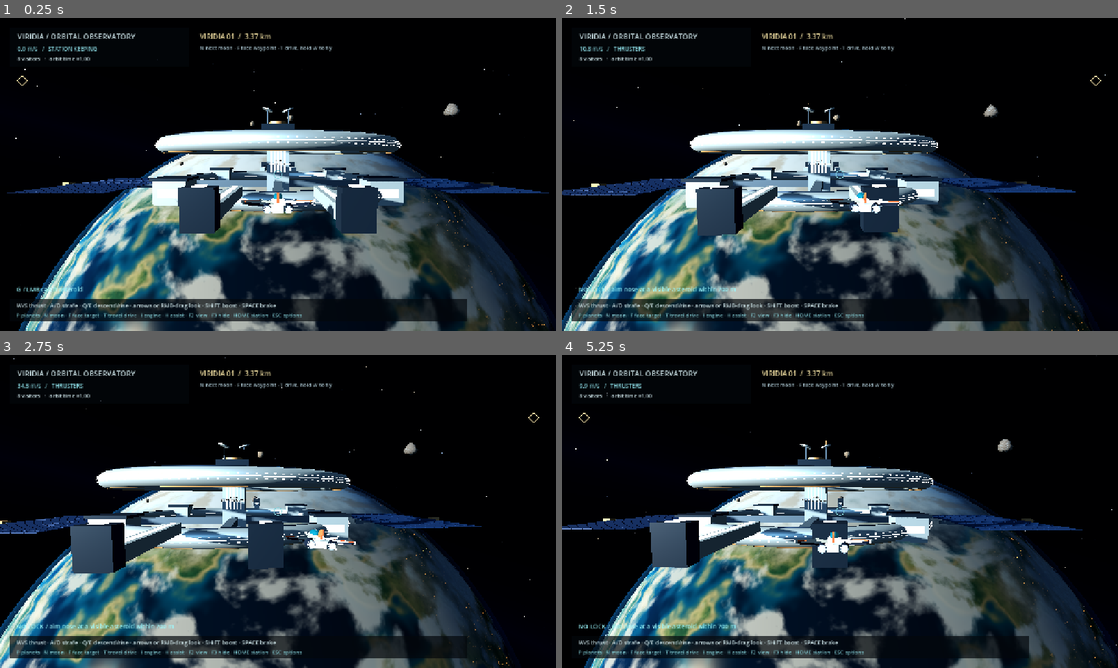
Above: before the commit, frames 1-4 (two rows, left to right).
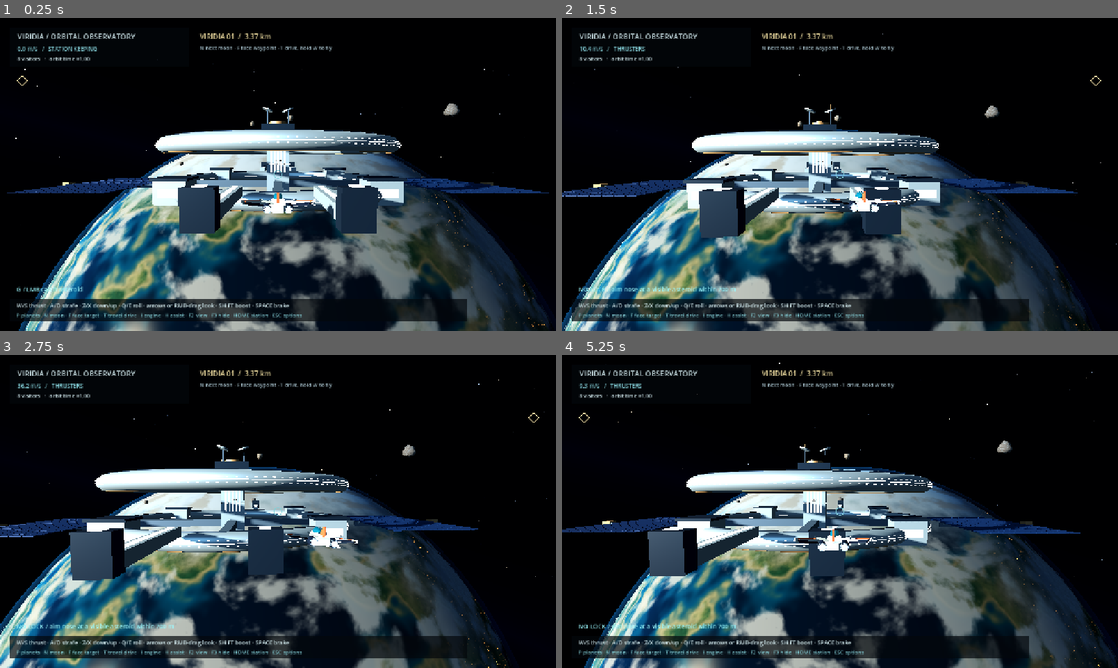
Above: after the commit, the same moments.

Repository: eyehaveewe-cyber/Foxlike
Game: Godot game, scene res://scenes/orbit_hub.tscn
Two runs of this game, one before a commit and one after it. Both use one fixed random seed, a clock stepped at 60 frames per second and the inputs below. This scene is started directly instead of the project's main scene.
Inputs (mouse positions are in pixels of both pictures, inside the frame that each line leads up to):
- Up to frame 1 (0.25 s): no input
- Up to frame 2 (1.5 s): tap Enter at 0.5 s; move the mouse to (962, 158) at 0.52 s; hold D 0.53-1.25 s; tap X at 0.6 s; click (962, 158) at 0.67 s; tap Space at 0.77, 1.07 s; tap Z at 0.8 s; drag from (728, 190) to (812, 237) at 1.27 s
- Up to frame 3 (2.75 s): move the mouse to (333, 442) at 2.02 s; hold D from 2.03 s (still down); tap Q at 2.1 s; tap E at 2.3 s
- Up to frame 4 (5.25 s): release D at 2.75 s; drag from (812, 574) to (673, 464) at 2.77 s; move the mouse to (1006, 558) at 3.52 s; hold A 3.53-4.25 s; hold Shift 3.53-4.25 s; tap Space at 3.77, 3.8, 4.07 s; drag from (673, 464) to (756, 433) at 4.27 s; move the mouse to (867, 511) at 5.02 s; hold S from 5.03 s (still down); tap X at 5.1 s; click (867, 511) at 5.17 s

The runs differ from the first frame. In frame 1, 0.3% of the frame differs, in the area x 14-52%, y 91-94%; in frame 2, 7.8%; in frame 3, 13%, in the area x 0-100%, y 0-100%; in frame 4, 11%.

Commit message:
Add incremental orbital roll controls

Diff:
--- a/scripts/orbit/orbit_hub.gd
+++ b/scripts/orbit/orbit_hub.gd
@@ -246,7 +246,8 @@
 func _key(code: Key) -> float: return 1.0 if Input.is_physical_key_pressed(code) else 0.0
 
 func input_request(dt: float) -> Dictionary:
-	var move := Vector3(_key(KEY_D)-_key(KEY_A),_key(KEY_E)-_key(KEY_Q),_key(KEY_S)-_key(KEY_W))
+	var move := Vector3(_key(KEY_D)-_key(KEY_A),_key(KEY_X)-_key(KEY_Z),_key(KEY_S)-_key(KEY_W))
+	var roll := _key(KEY_Q)-_key(KEY_E)
 	var turn := Vector2(_key(KEY_RIGHT)-_key(KEY_LEFT),_key(KEY_UP)-_key(KEY_DOWN))
 	var pads := Input.get_connected_joypads()
 	var pad := -1 if pads.is_empty() else int(pads[0])
@@ -260,7 +261,7 @@
 		navigation.heading -= mouse_turn.x
 		navigation.pitch = clampf(navigation.pitch+mouse_turn.y,-1.3,1.3)
 		mouse_turn = Vector2.ZERO
-	return {"move":move,"turn":turn,"boost":Input.is_physical_key_pressed(KEY_SHIFT) or (pad>=0 and Input.get_joy_axis(pad,JOY_AXIS_TRIGGER_RIGHT)>.4),"brake":Input.is_physical_key_pressed(KEY_SPACE) or (pad>=0 and Input.get_joy_axis(pad,JOY_AXIS_TRIGGER_LEFT)>.4)}
+	return {"move":move,"turn":turn,"roll":roll,"boost":Input.is_physical_key_pressed(KEY_SHIFT) or (pad>=0 and Input.get_joy_axis(pad,JOY_AXIS_TRIGGER_RIGHT)>.4),"brake":Input.is_physical_key_pressed(KEY_SPACE) or (pad>=0 and Input.get_joy_axis(pad,JOY_AXIS_TRIGGER_LEFT)>.4)}
 
 func _process(delta: float) -> void:
 	if paused: return
@@ -305,7 +306,8 @@
 	var desired: Vector3
 	match camera_mode:
 		0:
-			desired = navigation.position+navigation.basis()*Vector3(0,4.5,23)
+			# Keep the chase camera upright so the ship's roll is visible.
+			desired = navigation.position+navigation.heading_basis()*Vector3(0,4.5,23)
 			target = navigation.position-navigation.basis().z*40.0
 		1:
 			camera_orbit += dt*.025
@@ -444,7 +446,7 @@
 	surface.draw_string(font,Vector2(38,size.y/factor-91)*factor,lance_text,HORIZONTAL_ALIGNMENT_LEFT,-1,14*factor,Color("9cfaff"))
 
 	surface.draw_style_box(plate,Rect2(Vector2(24,size.y/factor-75)*factor,Vector2(1050,53)*factor))
-	surface.draw_string(font,Vector2(38,size.y/factor-53)*factor,"W/S thrust · A/D strafe · Q/E descend/rise · arrows or RMB-drag look · SHIFT boost · SPACE brake",HORIZONTAL_ALIGNMENT_LEFT,-1,13*factor,color)
+	surface.draw_string(font,Vector2(38,size.y/factor-53)*factor,"W/S thrust · A/D strafe · Z/X down/up · Q/E roll · arrows or RMB-drag look · SHIFT boost · SPACE brake",HORIZONTAL_ALIGNMENT_LEFT,-1,13*factor,color)
 	surface.draw_string(font,Vector2(38,size.y/factor-32)*factor,"P planets · N moon · F face target · T travel drive · I engine · H assist · F2 view · F3 hide · HOME station · ESC options",HORIZONTAL_ALIGNMENT_LEFT,-1,12*factor,Color("84cfd7"))
 
 func _draw_waypoint(surface: Control, factor: float) -> void:
--- a/scripts/orbit/orbit_navigation.gd
+++ b/scripts/orbit/orbit_navigation.gd
@@ -5,6 +5,7 @@
 const BOOST_SPEED := 125.0
 const RADIUS := 100000.0
 const TRAVEL_SPEED := 1500.0
+const ROLL_RATE := PI / 2.0
 var sector: Node3D
 var travel_drive := false
 var position := Vector3(0,12,245)
@@ -12,6 +13,7 @@
 var velocity := Vector3.ZERO
 var heading := 0.0
 var pitch := 0.0
+var roll := 0.0
 var engines_on := true
 var assist := true
 var status := "STATION KEEPING"
@@ -22,13 +24,18 @@
 	velocity = Vector3.ZERO
 	heading = 0.0
 	pitch = 0.0
+	roll = 0.0
 	travel_drive = false
 	engines_on = true
 	assist = true
 	status = "STATION KEEPING"
 
+func heading_basis() -> Basis:
+	return Basis(Vector3.UP,heading)*Basis(Vector3.RIGHT,pitch)
+
 func basis() -> Basis:
-	return Basis(Vector3.UP,heading)*Basis(Vector3.RIGHT,pitch)
+	# Roll is local to the nose. Forward stays unchanged; lateral thrusters rotate.
+	return heading_basis()*Basis(Vector3.BACK,roll)
 
 func advance(dt: float, request: Dictionary, station: Node3D, asteroids: Array) -> void:
 	var left := dt
@@ -43,6 +50,7 @@
 	turn = turn.limit_length()
 	heading -= turn.x*dt*.85
 	pitch = clampf(pitch+turn.y*dt*.85,-1.3,1.3)
+	roll = wrapf(roll + clampf(float(request.get("roll",0.0)),-1.0,1.0)*dt*ROLL_RATE,-PI,PI)
 	var movement: Vector3 = request.get("move",Vector3.ZERO)
 	movement = movement.limit_length()
 	var braking: bool = request.get("brake",false)
--- /dev/null
+++ b/tests/orbit_incremental_roll_smoke.gd
@@ -0,0 +1,91 @@
+extends SceneTree
+const Navigation = preload("res://scripts/orbit/orbit_navigation.gd")
+var checks := 0
+var failures: Array[String] = []
+func _initialize() -> void: call_deferred("run")
+func check(value: bool, name: String) -> void:
+	checks += 1
+	print(("PASS " if value else "FAIL ") + name)
+	if not value: failures.append(name)
+func key(code: Key, pressed: bool) -> void:
+	var event := InputEventKey.new()
+	event.physical_keycode = code
+	event.keycode = code
+	event.pressed = pressed
+	Input.parse_input_event(event)
+func run() -> void:
+	var hub: Node3D = load("res://scenes/orbit_hub.tscn").instantiate()
+	root.add_child(hub)
+	hub.set_process(false)
+	await process_frame
+	hub.audio.volume_db = -80
+	hub.asteroids.set_enabled(false)
+	var start: Vector3 = hub.navigation.position
+	var forward: Vector3 = -hub.navigation.basis().z
+	key(KEY_Q,true)
+	await process_frame
+	var request: Dictionary = hub.input_request(1.0/60.0)
+	check(request.roll == 1.0 and request.move.y == 0.0,"Physical Q requests left roll without vertical thrust")
+	hub.simulate(.5,request)
+	hub._update_ship(.5)
+	hub._update_camera(.5,true)
+	check(is_equal_approx(hub.navigation.roll,PI/4.0),"Held Q advances the ship through 45 degrees in half a second")
+	check(hub.navigation.position.is_equal_approx(start) and hub.navigation.velocity==Vector3.ZERO,"Rolling at rest does not translate or accelerate the ship")
+	check((-hub.navigation.basis().z).is_equal_approx(forward),"Rolling preserves nose direction")
+	check(hub.ship.basis.is_equal_approx(hub.navigation.basis()) and hub.ship.basis.y.x < -.6,"The real ship is visibly banked left")
+	check(hub.camera.global_basis.y.dot(Vector3.UP)>.95,"The chase camera remains upright during a roll")
+	key(KEY_Q,false)
+	await process_frame
+	hub.simulate(.5,hub.input_request(1.0/60.0))
+	check(is_equal_approx(hub.navigation.roll,PI/4.0),"Releasing Q holds the current angle")
+	key(KEY_E,true)
+	await process_frame
+	hub.simulate(.5,hub.input_request(1.0/60.0))
+	check(absf(hub.navigation.roll)<.001,"Holding E reverses the rotation incrementally")
+	key(KEY_Q,true)
+	await process_frame
+	check(hub.input_request(.016).roll==0.0,"Simultaneous Q and E cancel")
+	key(KEY_Q,false)
+	key(KEY_E,false)
+	key(KEY_Z,true)
+	await process_frame
+	check(hub.input_request(.016).move.y==-1.0 and hub.input_request(.016).roll==0.0,"Z retains downward thruster control")
+	key(KEY_Z,false)
+	key(KEY_X,true)
+	await process_frame
+	check(hub.input_request(.016).move.y==1.0 and hub.input_request(.016).roll==0.0,"X retains upward thruster control")
+	key(KEY_X,false)
+	await process_frame
+	var coast := Navigation.new()
+	coast.position = Vector3(10000,5000,5000)
+	coast.velocity = Vector3(90,10,-20)
+	coast.engines_on = false
+	var velocity: Vector3 = coast.velocity
+	coast.advance(1.0,{"roll":1.0},null,[])
+	check(coast.velocity==velocity and coast.position.distance_to(Vector3(10090,5010,4980))<.05,"Engine-off roll preserves the world-space inertial coast")
+	check((coast.basis()*Vector3.RIGHT).is_equal_approx(Vector3.UP),"A rolled ship's lateral thruster uses its local orientation")
+	var samples: Array[float] = []
+	for fps in [20,60,144]:
+		var nav := Navigation.new()
+		for i in range(fps*5/2): nav.advance(1.0/float(fps),{"roll":1.0},null,[])
+		samples.append(nav.roll)
+	check(absf(angle_difference(samples[0],samples[2]))<.002,"Roll amount agrees at 20, 60 and 144 FPS")
+	hub.paused = true
+	var held: float = hub.navigation.roll
+	hub.simulate(1.0,{"roll":1.0})
+	check(hub.navigation.roll==held,"Pause freezes roll input")
+	hub.paused = false
+	hub.navigation.roll = .9
+	hub.face_waypoint()
+	check(is_equal_approx(hub.navigation.roll,.9),"Facing a waypoint preserves the chosen roll")
+	hub.return_to_station()
+	check(is_zero_approx(hub.navigation.roll),"Returning to the station resets roll")
+	hub.audio.stop()
+	hub.audio.stream = null
+	hub.queue_free()
+	await process_frame
+	await process_frame
+	await create_timer(.1).timeout
+	print("ORBIT_ROLL_SMOKE: %d checks; %d failures" % [checks,failures.size()])
+	for failure in failures: push_error(failure)
+	quit(0 if failures.is_empty() else 1)
Binary file added: docs/evidence/orbit-qe-roll/brake.png
Binary file added: docs/evidence/orbit-qe-roll/held.png
Binary file added: docs/evidence/orbit-qe-roll/level.png
Binary file added: docs/evidence/orbit-qe-roll/reversed.png
Binary file added: docs/evidence/orbit-qe-roll/rolled.png
Binary file added: docs/evidence/orbit-qe-roll/thrust.png
Not shown, added: tests/orbit_incremental_roll_smoke.gd.uid
Not shown, changed: PROGRESS.md
Not shown, changed: README.md
Not shown, changed: docs/ORBIT_EXPLORATION.md
Not shown, added: docs/ORBIT_QE_ROLL_VERIFICATION.md
Not shown, changed: tools/package_release.py
